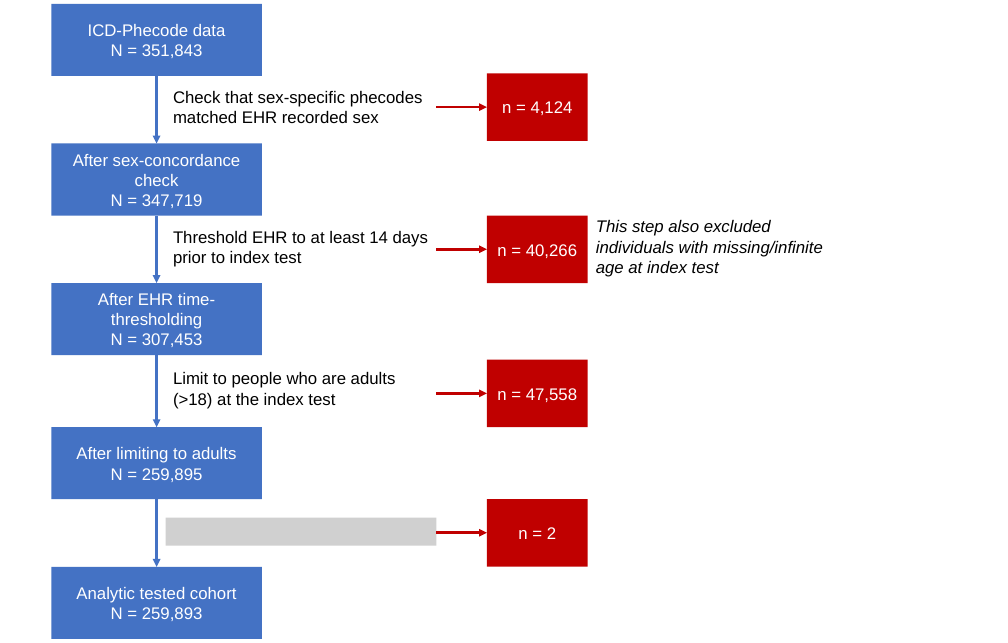
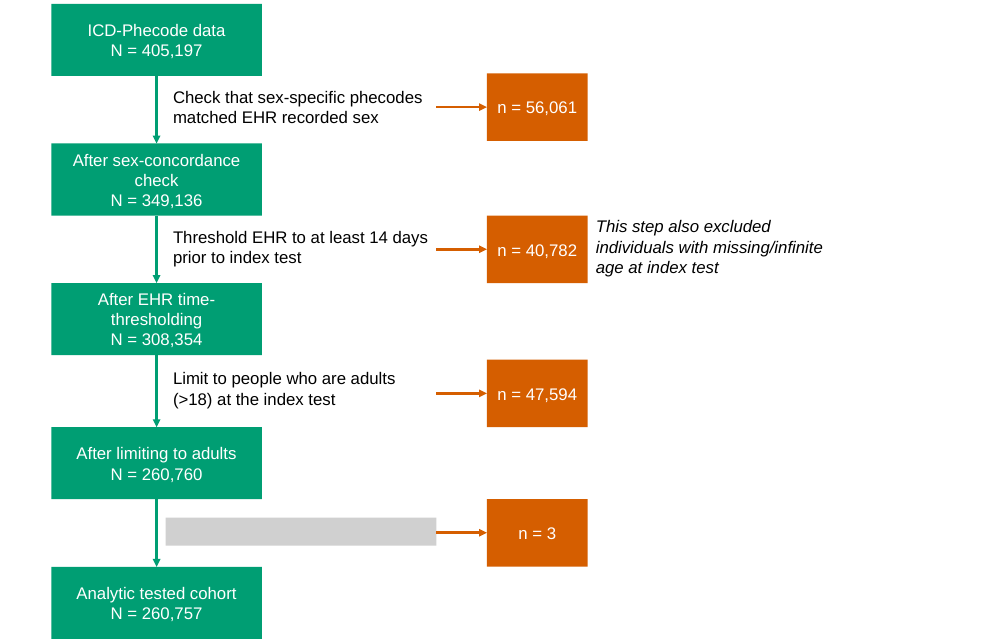
Before and after one commit to umich-cphds/cancer_covid, a slide deck: slide 1 of analytic_data_flowchart.pptx. Drawn at 1008x643 pixels with LibreOffice and Linux fonts; fonts in the diff are those of the drawing; grey boxes stand for pictures. Boxes give left, top, right and bottom in pixels: in the first picture for what was removed or moved away, otherwise in the second. Text is boxed around its words. In the diff, an @@ line names an element or a change of style, - is before the commit and + after.

```diff
--- a/analytic_data_flowchart.pptx
+++ b/analytic_data_flowchart.pptx
@@ text in rectangle at (111,44,203,58): text changed @@
-N = 351,843
+N = 405,197
@@ arrow (157, 76) - (157, 144): stroke #4472C4 2.5 pt to #009E73 2.5 pt @@
@@ fill #C00000 to #D55E00 in 4 elements at (487,216,588,283), (487,359,588,426), (487,499,588,566), (487,73,588,141) @@
@@ arrow (436, 107) - (487, 107): stroke #C00000 2.5 pt to #D55E00 2.5 pt @@
@@ text in rectangle at (497,101,577,115): text changed @@
-n = 4,124
+n = 56,061
@@ text in rectangle at (111,194,203,208): text changed @@
-N = 347,719
+N = 349,136
@@ arrow (157, 216) - (157, 283): stroke #4472C4 2.5 pt to #009E73 2.5 pt @@
@@ arrow (436, 250) - (487, 250): stroke #C00000 2.5 pt to #D55E00 2.5 pt @@
@@ text in rectangle at (497,244,577,258): text changed @@
-n = 40,266
+n = 40,782
@@ text in rectangle at (111,333,203,347): text changed @@
-N = 307,453
+N = 308,354
@@ arrow (157, 355) - (157, 427): stroke #4472C4 2.5 pt to #009E73 2.5 pt @@
@@ text in rectangle at (497,388,577,402): text changed @@
-n = 47,558
+n = 47,594
@@ arrow (436, 393) - (487, 393): stroke #C00000 2.5 pt to #D55E00 2.5 pt @@
@@ text in rectangle at (111,468,203,482): text changed @@
-N = 259,895
+N = 260,760
@@ arrow (157, 499) - (157, 566): stroke #4472C4 2.5 pt to #009E73 2.5 pt @@
@@ arrow (436, 532) - (487, 532): stroke #C00000 2.5 pt to #D55E00 2.5 pt @@
@@ text in rectangle at (518,527,556,539): text changed @@
-n = 2
+n = 3
@@ fill #4472C4 to #009E73 in 5 elements at (51,144,262,216), (51,283,262,355), (51,427,262,499), (51,4,262,76), (51,566,262,638) @@
@@ text in rectangle at (111,607,203,621): text changed @@
-N = 259,893
+N = 260,757
```
Also in this commit, not shown: 12 other files.
